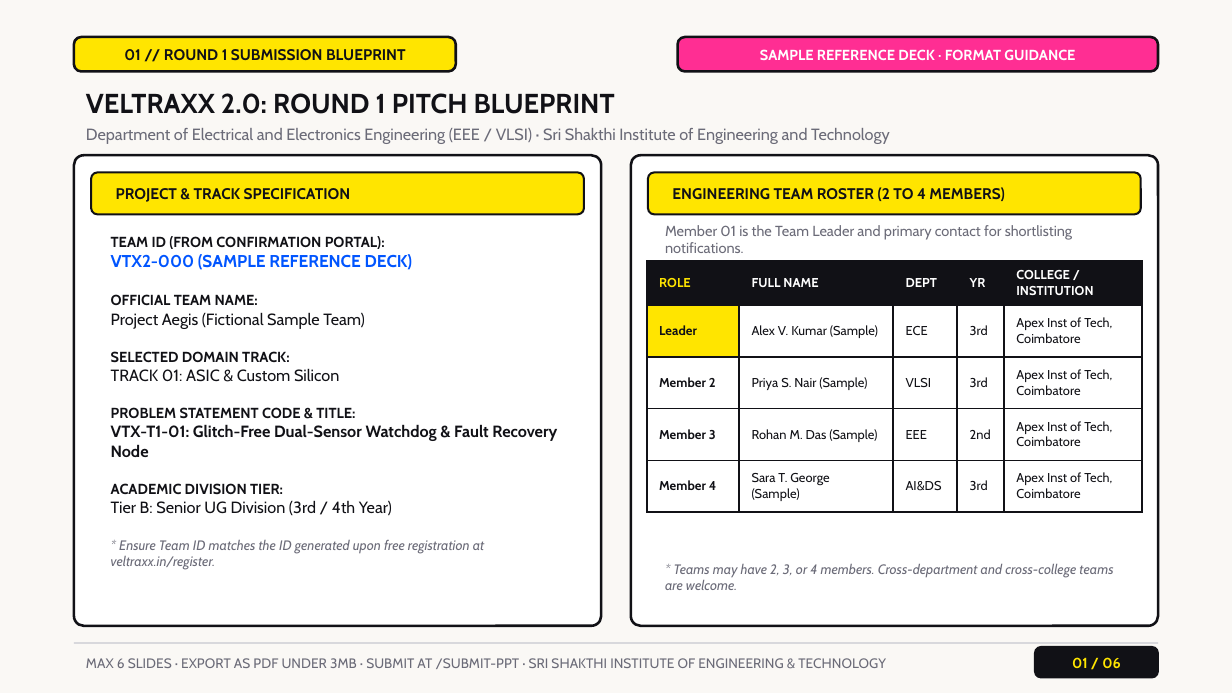
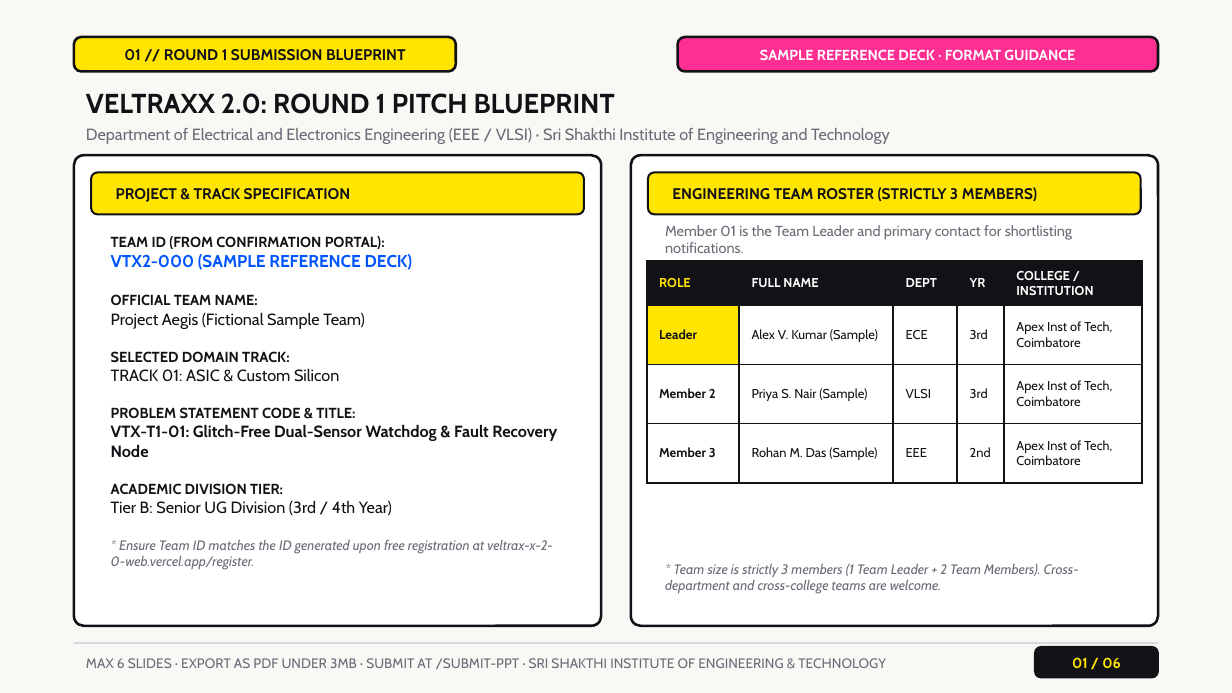
Before and after one commit to Darshan4721/VeltraxX_2.0_web, a slide deck: slide 1 of public/downloads/VELTRAXX_2.0_Round1_Reference_Example.pptx. Drawn at 1232x693 pixels with LibreOffice and Linux fonts; fonts in the diff are those of the drawing. Boxes give left, top, right and bottom in pixels: in the first picture for what was removed or moved away, otherwise in the second. Text is boxed around its words. In the diff, an @@ line names an element or a change of style, - is before the commit and + after.

```diff
--- a/public/downloads/VELTRAXX_2.0_Round1_Reference_Example.pptx
+++ b/public/downloads/VELTRAXX_2.0_Round1_Reference_Example.pptx
@@ text at [672, 187, 1037, 201]: text changed @@
-ENGINEERING TEAM ROSTER (2 TO 4 MEMBERS)
+ENGINEERING TEAM ROSTER (STRICTLY 3 MEMBERS)
@@ text at [111, 236, 557, 570]: text changed @@
-TEAM ID (FROM CONFIRMATION PORTAL):
-VTX2-000 (SAMPLE REFERENCE DECK)
-OFFICIAL TEAM NAME:
-Project Aegis (Fictional Sample Team)
-SELECTED DOMAIN TRACK:
-TRACK 01: ASIC & Custom Silicon
-PROBLEM STATEMENT CODE & TITLE:
-VTX-T1-01: Glitch-Free Dual-Sensor Watchdog & Fault Recovery Node
-ACADEMIC DIVISION TIER:
-Tier B: Senior UG Division (3rd / 4th Year)
-* Ensure Team ID matches the ID generated upon free registration at veltraxx.in/register.
+TEAM ID (FROM CONFIRMATION PORTAL):
+VTX2-000 (SAMPLE REFERENCE DECK)
+OFFICIAL TEAM NAME:
+Project Aegis (Fictional Sample Team)
+SELECTED DOMAIN TRACK:
+TRACK 01: ASIC & Custom Silicon
+PROBLEM STATEMENT CODE & TITLE:
+VTX-T1-01: Glitch-Free Dual-Sensor Watchdog & Fault Recovery Node
+ACADEMIC DIVISION TIER:
+Tier B: Senior UG Division (3rd / 4th Year)
+* Ensure Team ID matches the ID generated upon free registration at veltrax-x-2-0-web.vercel.app/register.
@@ table at [647, 261, 1142, 469] @@
-row 5: Member 4 | Sara T. George (Sample) | AI&DS | 3rd | Apex Inst of Tech, Coimbatore
@@ text at [665, 564, 1079, 594]: text changed @@
-* Teams may have 2, 3, or 4 members. Cross-department and cross-college teams are welcome.
+* Team size is strictly 3 members (1 Team Leader + 2 Team Members). Cross-department and cross-college teams are welcome.
```
Also in this commit, not shown: 29 other files.
